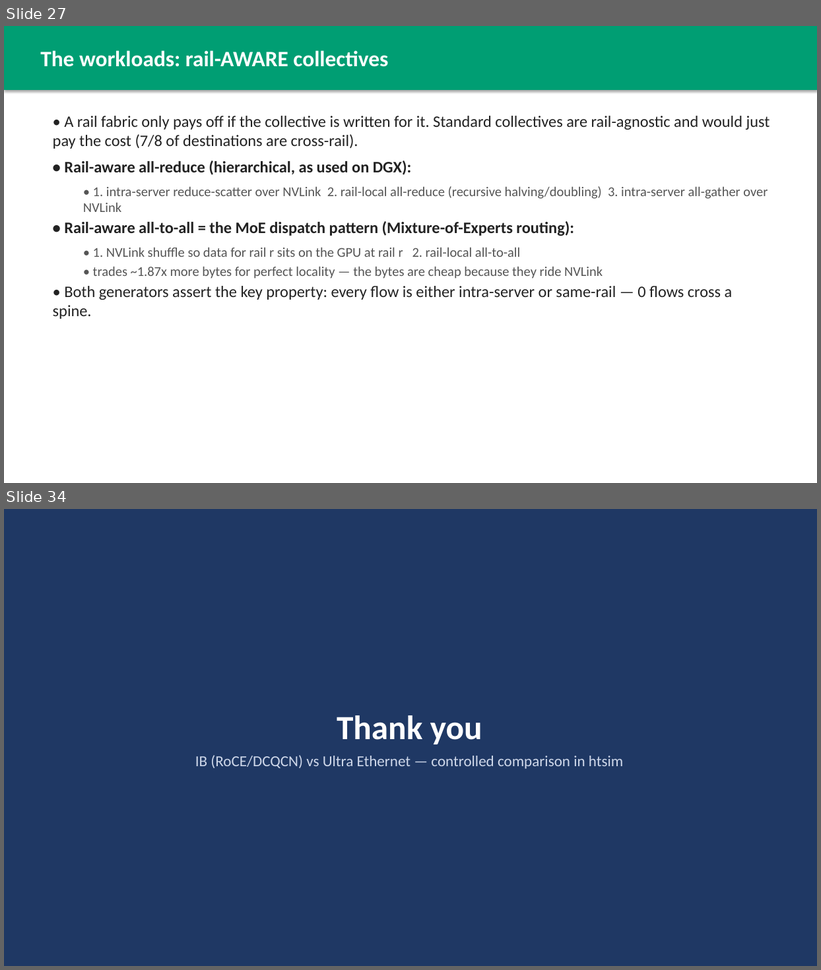
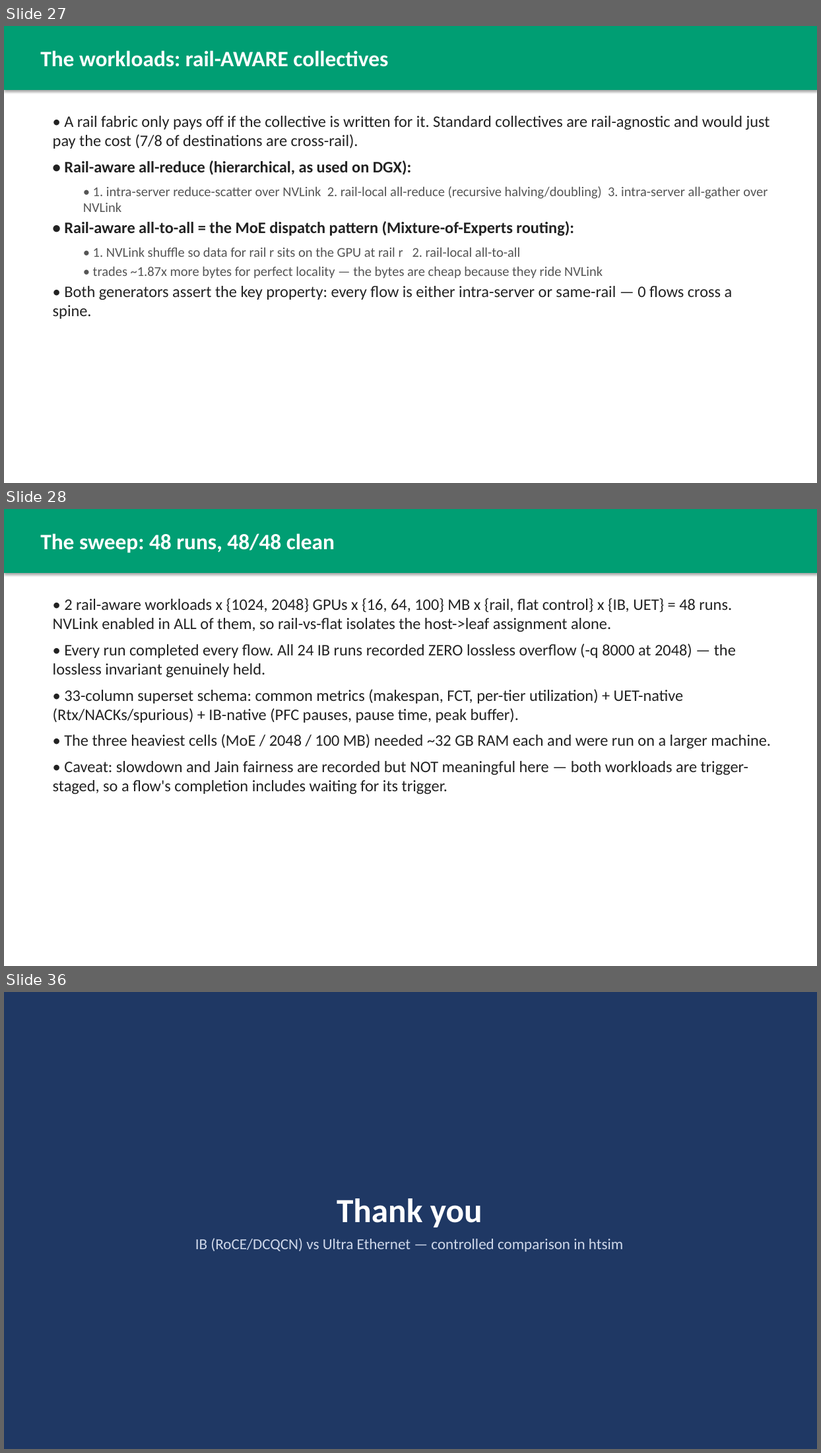
Before and after one commit to Mahmoudzahalka/HTSIM, a slide deck: htsim/sim/datacenter/experiments/runs/IB_vs_UET_presentation.pptx. Shown one above the other, each under a label of ours: slides 27 and 34 before the commit, slides 27, 28 and 36 after it; the slides between them are not shown. The pictures are 821x970 and 821x1453 pixels, drawn with LibreOffice and Linux fonts; fonts in the diff are those of the drawing. Boxes give left, top, right and bottom in pixels: in the first picture for what was removed or moved away, otherwise in the second. Text is boxed around its words. In the diff, an @@ line names an element or a change of style, - is before the commit and + after.

Commit message:
Rail study complete: 48/48 runs, fold in the 3 big-box results
The three MoE/2048/100MB cells (ib.rail, ib.flat, uet.flat) came back clean from
the larger-memory machine -- all flows finished, zero lossless overflow. Grid is
now 48/48 ok.

Reassembled results_rail.csv / utilization_rail.csv (48 rows each).

make_graphs_rail.py: g() matched only (workload,size,stack,topology) and returned
the first hit, so once 2048 rows were appended it silently plotted the 1024 row
every time -- half the grid was missing from every figure. Added an explicit node
count and split all figures by scale; new fig4 carries the IB/UET ratio.

The 2048 data overturns two conclusions drawn from the 1024-only grid:
  - "UET is indifferent to rails" holds for all-reduce but NOT for MoE, where
    UET's rail benefit grows with scale to -16% at 2048/100MB.
  - IB's 11% MoE win at 1024/100MB (0.89x) does not survive scaling: 1.31x at 2048.
Rail locality still leaves UET's retransmits unchanged (0.3-2.9%) even where it
cuts makespan 16%, which is the clearest evidence yet that MoE is endpoint-bound.

Updated §8 of DESIGN_AND_VALIDATION.md, §7 of IB_vs_UET_COMPARISON.md, and the
deck (34 -> 36 slides). RUN_ON_BIGGER_BOX.md marked done, kept as the repro record.

```diff
--- a/htsim/sim/datacenter/experiments/runs/IB_vs_UET_presentation.pptx
+++ b/htsim/sim/datacenter/experiments/runs/IB_vs_UET_presentation.pptx
@@ slide 28 added at (x1=4, y1=509, x2=817, y2=966), background #FFFFFF @@
@@ rectangle added at (x1=4, y1=509, x2=817, y2=573), fill #009E73 @@
@@ text added at (x1=40, y1=533, x2=335, y2=553), 26 pt, text #FFFFFF, bold @@
+The sweep: 48 runs, 48/48 clean
@@ text added at (x1=53, y1=598, x2=771, y2=794), 19 pt, text #222222 @@
+• 2 rail-aware workloads x {1024, 2048} GPUs x {16, 64, 100} MB x {rail, flat control} x {IB, UET} = 48 runs. NVLink enabled in ALL of them, so rail-vs-flat isolates the host->leaf assignment alone.
+• Every run completed every flow. All 24 IB runs recorded ZERO lossless overflow (-q 8000 at 2048) — the lossless invariant genuinely held.
+• 33-column superset schema: common metrics (makespan, FCT, per-tier utilization) + UET-native (Rtx/NACKs/spurious) + IB-native (PFC pauses, pause time, peak buffer).
+• The three heaviest cells (MoE / 2048 / 100 MB) needed ~32 GB RAM each and were run on a larger machine.
+• Caveat: slowdown and Jain fairness are recorded but NOT meaningful here — both workloads are trigger-staged, so a flow's completion includes waiting for its trigger.
@@ what was slide 34 is now slide 36 @@
```
Also in this commit, not shown: 6 slides changed, 2 other slides added, 1 slide removed, 12 other files.
